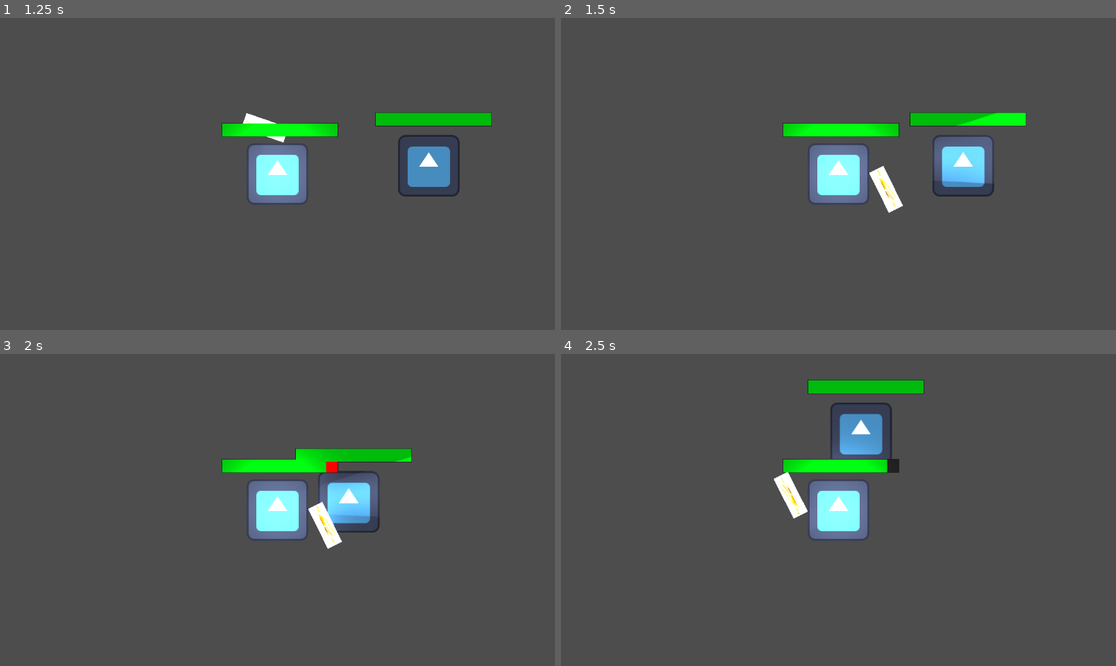
Above: before the commit, frames 1-4 (two rows, left to right).
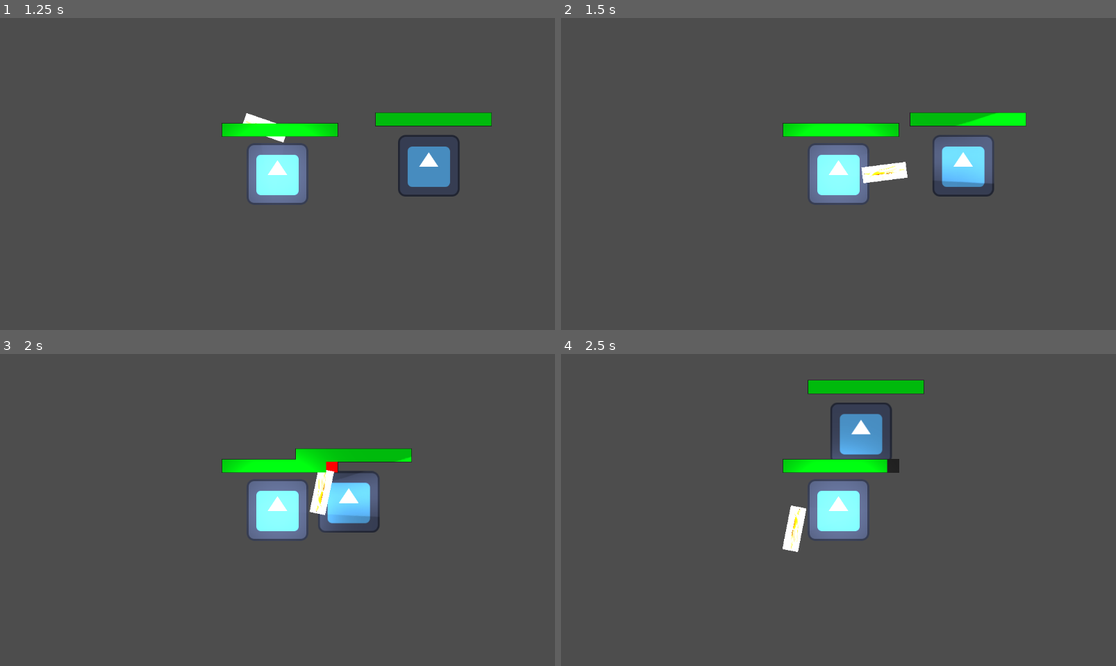
Above: after the commit, the same moments.

Repository: TDMXFFTF/RPG-GAME123
Game: Godot game, scene res://main_menu.tscn
The game is run twice, just before and just after one commit, with the same random seed, the same clock (stepped at 60 frames per second) and the same inputs. The engine's default icon, where the game draws it, is replaced by a stand-in: a white triangle on a blue panel in a dark square.
Inputs (mouse positions are in pixels of both pictures, inside the frame that each line leads up to):
- Up to frame 1 (1.25 s): click "Start Game" at 0.5 s
- Up to frame 2 (1.5 s): tap Enter at 1.25 s; move the mouse to (960, 158) at 1.27 s; press the mouse at (960, 158) at 1.28 s; hold D (right) from 1.28 s (still down)
- Up to frame 3 (2 s): keep holding D (right)
- Up to frame 4 (2.5 s): move the mouse to (727, 525) at 2.02 s; release D (right) at 2.03 s; release the mouse at (727, 525) at 2.03 s; hold S (down) from 2.03 s (still down); click (727, 525) at 2.1 s

Frame 1 is identical in both runs. In frame 2, 0.6% of the frame differs, in the area x 54-63%, y 46-63%; in frame 3, 0.7%; in frame 4, 0.7%, in the area x 38-45%, y 37-64%.

Commit message:
fixed animation

Diff:
--- a/new-game-project/player.tscn
+++ b/new-game-project/player.tscn
@@ -53,7 +53,7 @@
 
 [sub_resource type="Animation" id="Animation_2nx4g"]
 resource_name = "sword"
-length = 0.18
+length = 0.2
 tracks/0/type = "value"
 tracks/0/imported = false
 tracks/0/enabled = true
@@ -61,10 +61,10 @@
 tracks/0/interp = 1
 tracks/0/loop_wrap = true
 tracks/0/keys = {
-"times": PackedFloat32Array(0.0333333, 0.0666667, 0.1, 0.133333, 0.166667),
-"transitions": PackedFloat32Array(1, 1, 1, 1, 1),
+"times": PackedFloat32Array(0.0333333, 0.0666667, 0.1, 0.133333, 0.166667, 0.2),
+"transitions": PackedFloat32Array(1, 1, 1, 1, 1, 1),
 "update": 0,
-"values": [Vector2(96, -26), Vector2(111, -13), Vector2(111, 6), Vector2(108, 30), Vector2(94, 44)]
+"values": [Vector2(96, -26), Vector2(111, -13), Vector2(111, 6), Vector2(108, 30), Vector2(94, 44), Vector2(96, -26)]
 }
 tracks/1/type = "value"
 tracks/1/imported = false
@@ -73,10 +73,10 @@
 tracks/1/interp = 1
 tracks/1/loop_wrap = true
 tracks/1/keys = {
-"times": PackedFloat32Array(0.0333333, 0.0666667, 0.1, 0.133333, 0.166667),
-"transitions": PackedFloat32Array(1, 1, 1, 1, 1),
+"times": PackedFloat32Array(0.0333333, 0.0666667, 0.1, 0.133333, 0.166667, 0.2),
+"transitions": PackedFloat32Array(1, 1, 1, 1, 1, 1),
 "update": 0,
-"values": [-1.23918, -0.696386, 0.0, 0.708604, 1.23918]
+"values": [-1.23918, -0.696386, 0.0, 0.708604, 1.23918, -1.23918]
 }
 tracks/2/type = "value"
 tracks/2/imported = false
@@ -85,10 +85,10 @@
 tracks/2/interp = 1
 tracks/2/loop_wrap = true
 tracks/2/keys = {
-"times": PackedFloat32Array(0.0333333, 0.0666667, 0.1, 0.133333, 0.166667),
-"transitions": PackedFloat32Array(1, 1, 1, 1, 1),
+"times": PackedFloat32Array(0.0333333, 0.0666667, 0.1, 0.133333, 0.166667, 0.2),
+"transitions": PackedFloat32Array(1, 1, 1, 1, 1, 1),
 "update": 1,
-"values": [true, true, false, true, true]
+"values": [true, true, false, true, true, true]
 }
 
 [sub_resource type="AnimationLibrary" id="AnimationLibrary_3bdbl"]
